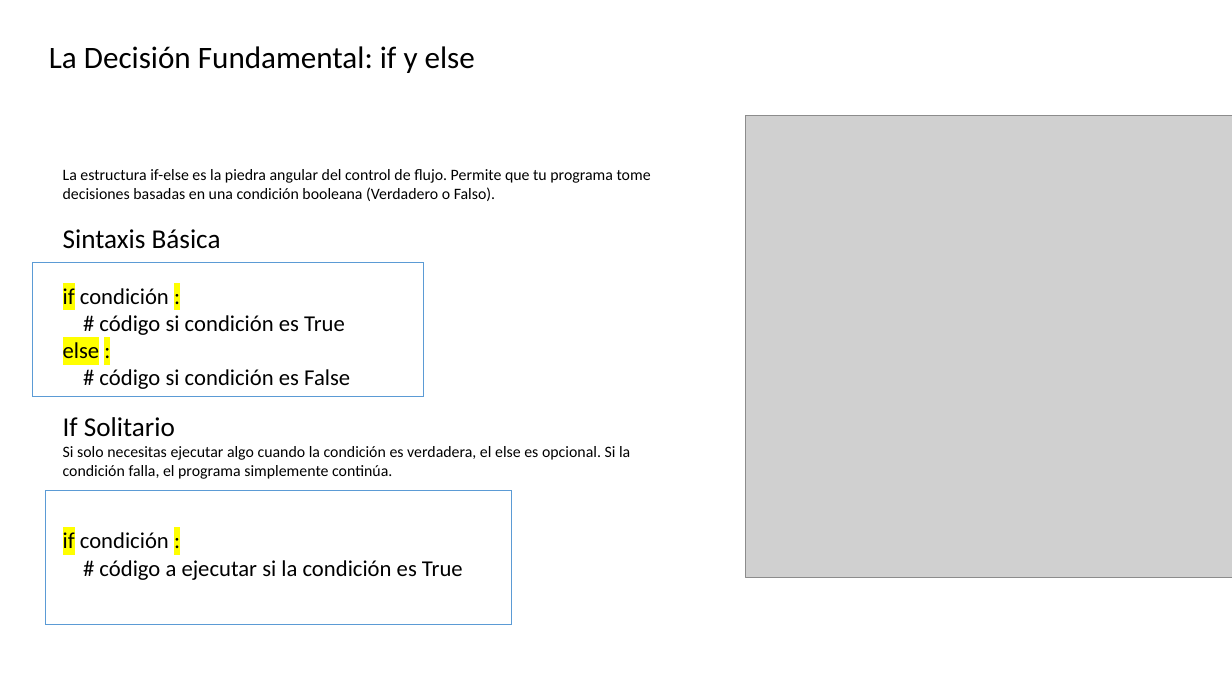
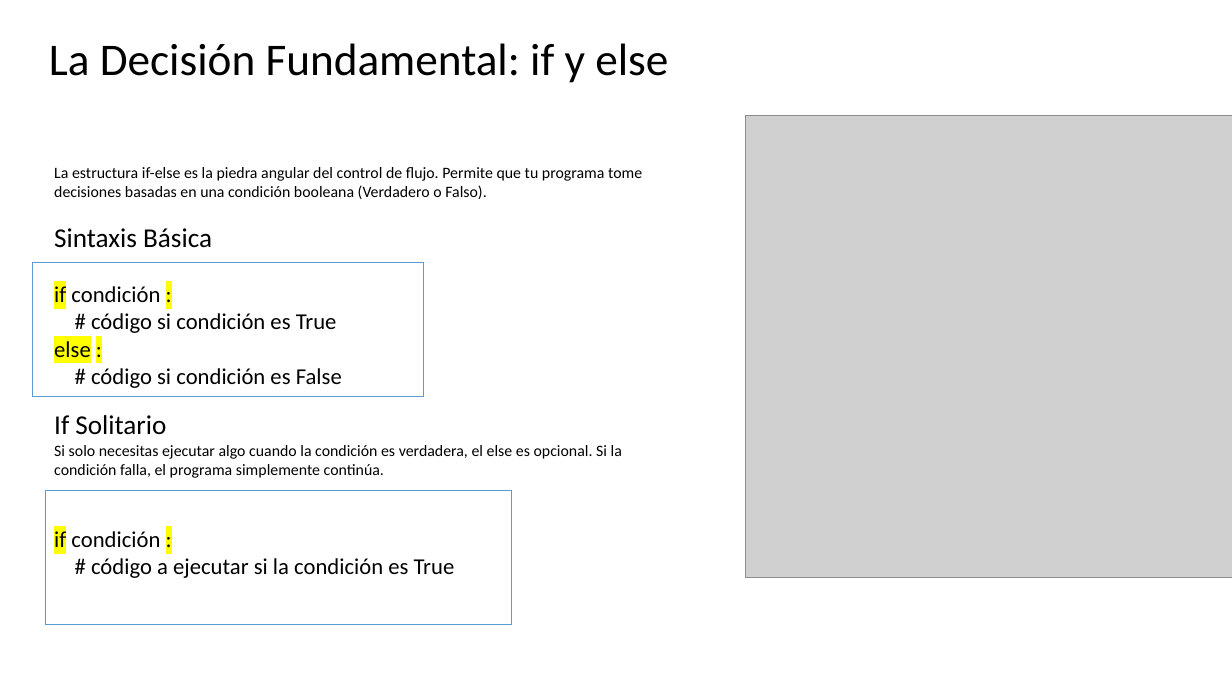
Before and after one commit to CesarLopez-Profe/Fundamentos_Python, a slide deck: slide 25 of Slides/2_Estruc_Ctrl_Condic.pptx. Drawn at 1232x693 pixels with LibreOffice and Linux fonts; fonts in the diff are those of the drawing; grey boxes stand for pictures; background and template pictures are left out. Boxes give left, top, right and bottom in pixels: in the first picture for what was removed or moved away, otherwise in the second. Text is boxed around its words. In the diff, an @@ line names an element or a change of style, - is before the commit and + after.

```diff
--- a/Slides/2_Estruc_Ctrl_Condic.pptx
+++ b/Slides/2_Estruc_Ctrl_Condic.pptx
@@ text "La Decisión Fundamental: if y ..." at (x1=49, y1=43, x2=668, y2=83): size 27.5 to 40 pt; line spacing 0.7 to 0.9 @@
@@ text "La estructura if-else es la ..." moved from (x1=63, y1=169, x2=651, y2=580) to (x1=54, y1=167, x2=642, y2=578) @@
```
Also in this commit, not shown: 10 other slides changed, 1 other file.
